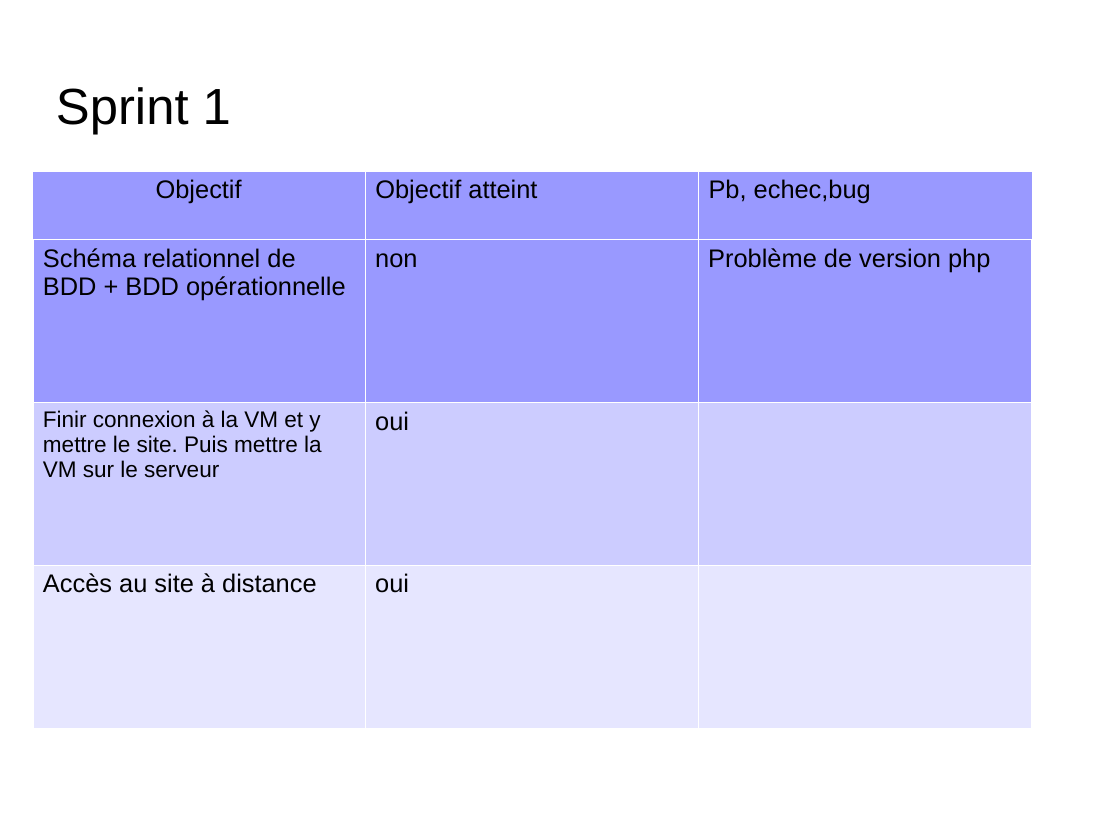
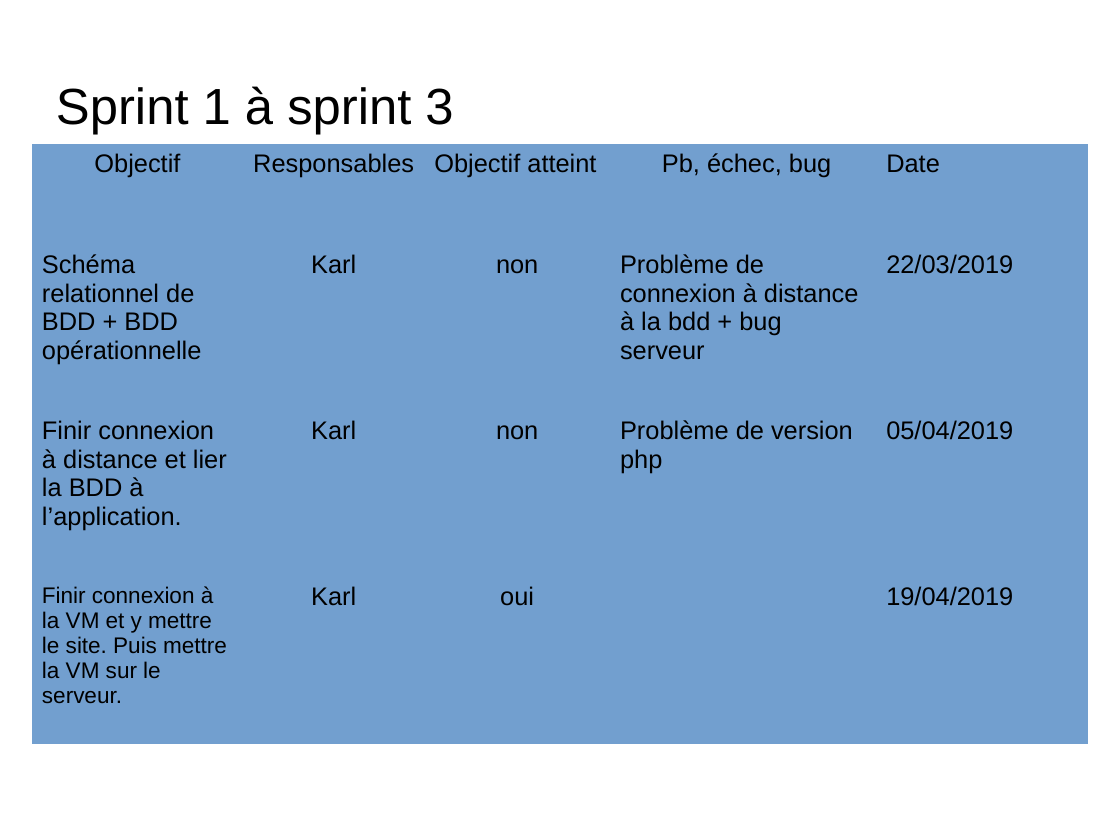
Before and after one commit to ClementM0512/Projet_Ortho, a slide deck: slide 13 of diapo karl Bourgault.odp (slide 4 before the commit). Drawn at 1120x840 pixels with LibreOffice and Linux fonts; fonts in the diff are those of the drawing; background and template pictures are left out. Boxes give left, top, right and bottom in pixels: in the first picture for what was removed or moved away, otherwise in the second. Text is boxed around its words. In the diff, an @@ line names an element or a change of style, - is before the commit and + after.

```diff
--- a/diapo karl Bourgault.odp
+++ b/diapo karl Bourgault.odp
@@ title at [56, 86, 453, 134]: text changed @@
-Sprint 1
+Sprint 1 à sprint 3
@@ table at [32, 144, 1087, 738] @@
-Schéma relationnel de BDD + BDD opérationnelle | non | Problème de version php
-Finir connexion à la VM et y mettre le site. Puis mettre la VM sur le serveur | oui | 
-Accès au site à distance | oui | 
+Objectif | Responsables | Objectif atteint | Pb, échec, bug | Date
+Schéma relationnel de BDD + BDD opérationnelle | Karl | non | Problème de connexion à distance à la bdd + bug serveur | 22/03/2019
+Finir connexion à distance et lier la BDD à l’application. | Karl | non | Problème de version php | 05/04/2019
+Finir connexion à la VM et y mettre le site. Puis mettre la VM sur le serveur. | Karl | oui |  | 19/04/2019
@@ table: place and size @@
-table at [33, 239, 1032, 728]
+table at [32, 144, 1087, 738]
@@ table removed at [33, 171, 1033, 240], 1 rows, 3 columns @@
-Objectif | Objectif atteint | Pb, echec,bug
```
Also in this commit, not shown: 3 other slides changed, 4 slides added, 2 slides removed, 2 other files.
